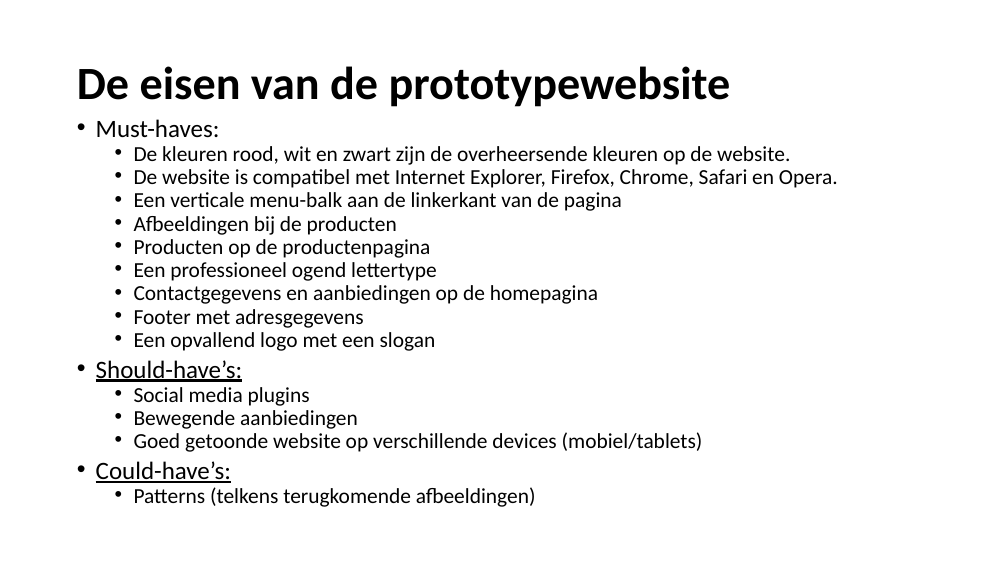
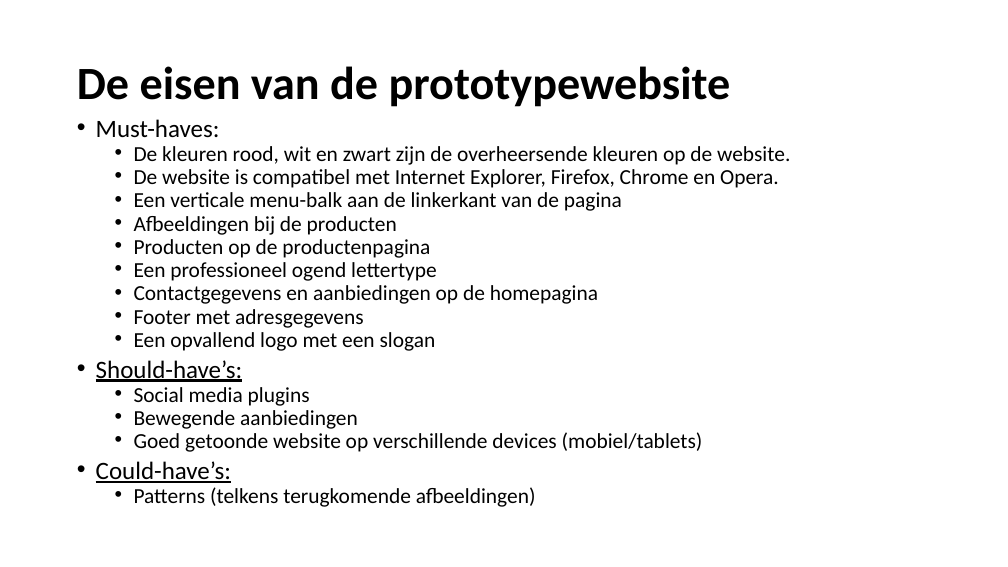
Before and after one commit to jr-development/PC4U-V2.0, a slide deck: slide 5 of Powerpoint-presentatie/JR-Webdevelopment presents PC4U.pptx. Drawn at 1008x567 pixels with LibreOffice and Linux fonts; fonts in the diff are those of the drawing; background and template pictures are left out. Boxes give left, top, right and bottom in pixels: in the first picture for what was removed or moved away, otherwise in the second. Text is boxed around its words. In the diff, an @@ line names an element or a change of style, - is before the commit and + after.

```diff
--- a/Powerpoint-presentatie/JR-Webdevelopment presents PC4U.pptx
+++ b/Powerpoint-presentatie/JR-Webdevelopment presents PC4U.pptx
@@ text at (x1=134, y1=169, x2=779, y2=188): text changed @@
-  • De website is compatibel met Internet Explorer, Firefox, Chrome, Safari en Opera.
+  • De website is compatibel met Internet Explorer, Firefox, Chrome en Opera.
```
Also in this commit, not shown: 3 other slides changed, 1 slide removed, 5 other files.
